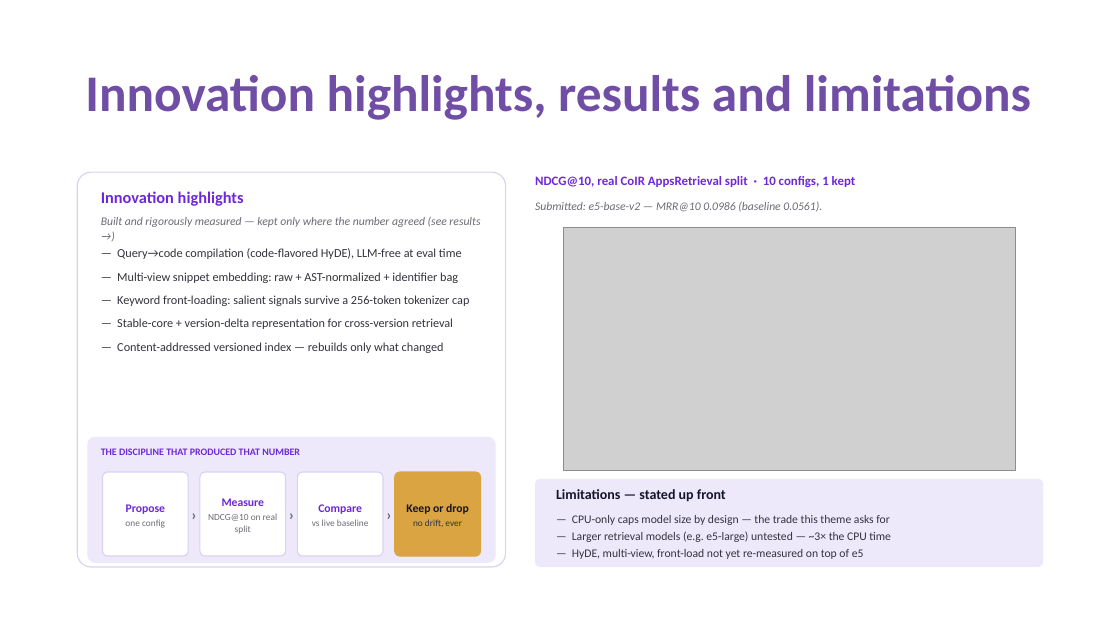
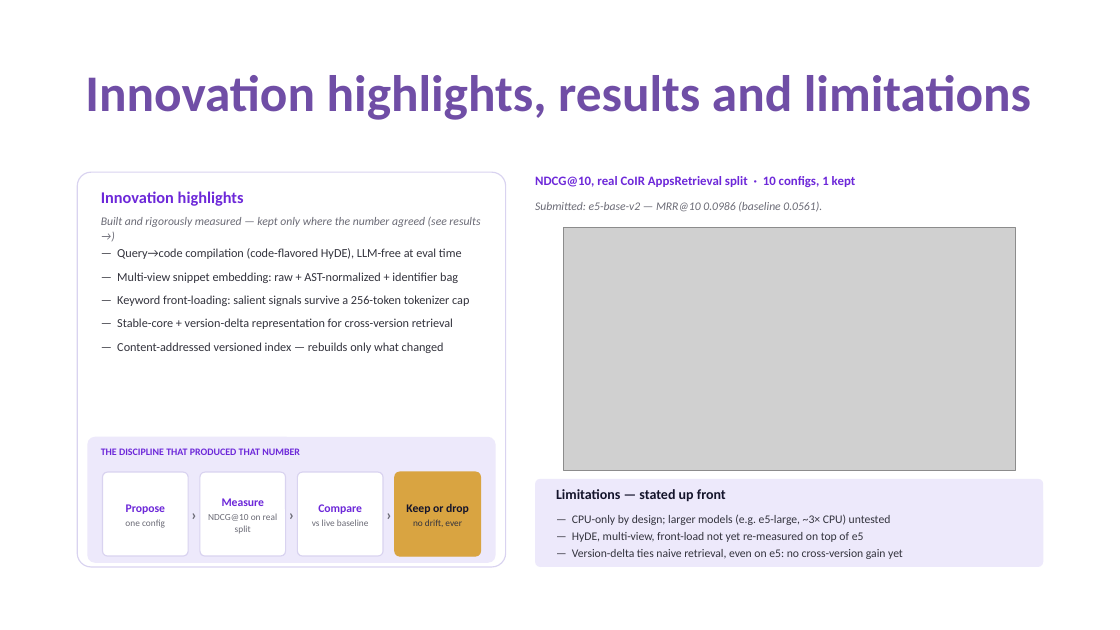
Before and after one commit to Ajha2005/samsung-prism, a slide deck: slide 8 of submission/Thapar_Trace_Submission_ppt.pptx. Drawn at 1120x630 pixels with LibreOffice and Linux fonts; fonts in the diff are those of the drawing; grey boxes stand for pictures. Boxes give left, top, right and bottom in pixels: in the first picture for what was removed or moved away, otherwise in the second. Text is boxed around its words. In the diff, an @@ line names an element or a change of style, - is before the commit and + after.

```diff
--- a/submission/Thapar_Trace_Submission_ppt.pptx
+++ b/submission/Thapar_Trace_Submission_ppt.pptx
@@ text at (572,514,891,525): text changed @@
-— CPU-only caps model size by design — the trade this theme asks for
-— Larger retrieval models (e.g. e5-large) untested — ~3× the CPU time
+— CPU-only by design; larger models (e.g. e5-large, ~3× CPU) untested
@@ text at (572,549,903,559): paragraph added @@
+— Version-delta ties naive retrieval, even on e5: no cross-version gain yet
```
Also in this commit, not shown: 5 other slides changed, 7 other files.
